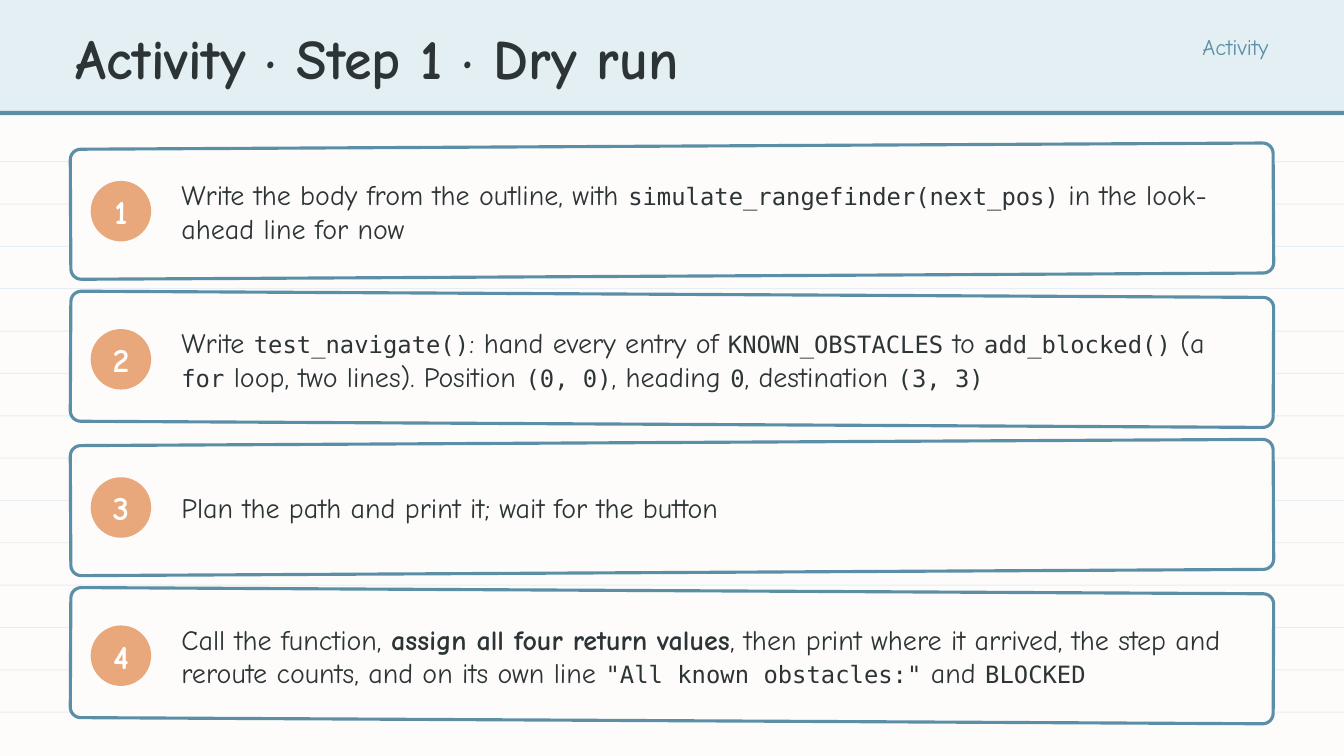
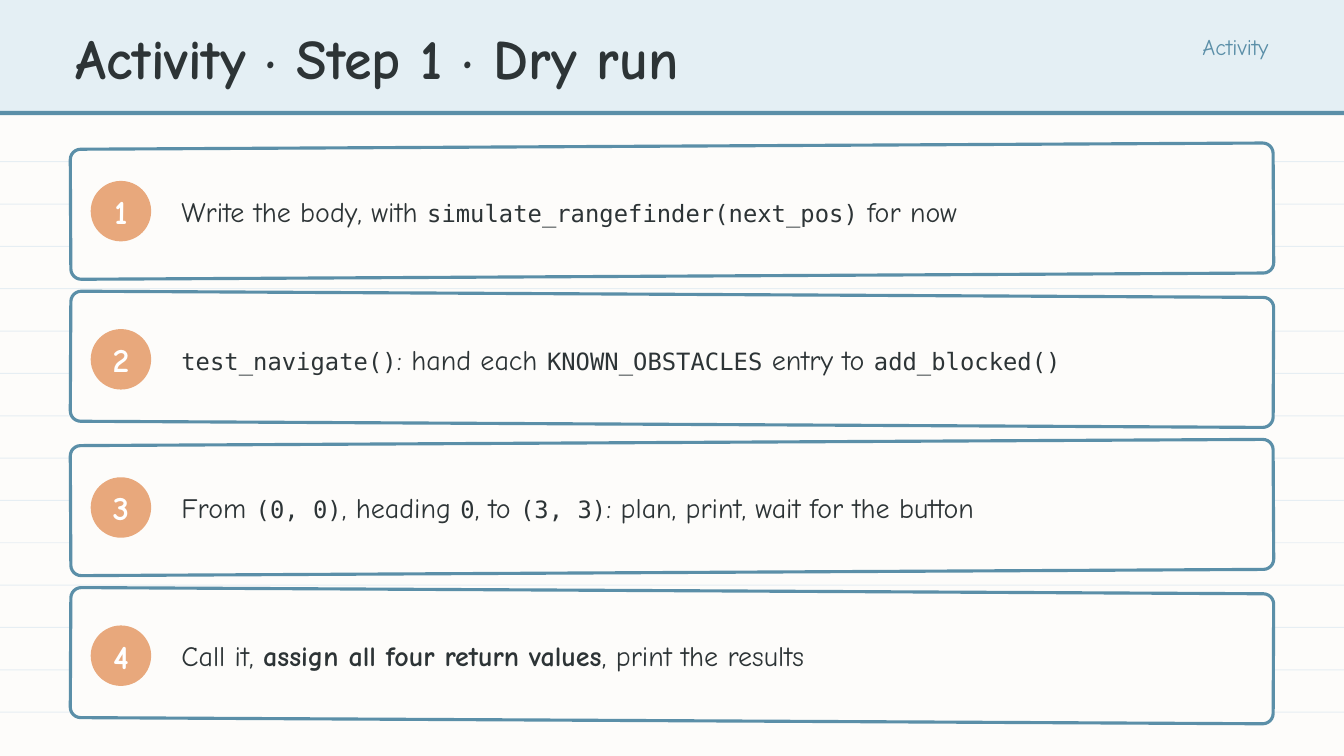
Before and after one commit to bradamiller/LearningPython, a slide deck: slide 18 of static/slides/module-05-pathfinding/module-5-lesson-08-building-experience.pptx. Drawn at 1344x756 pixels with LibreOffice and Linux fonts; fonts in the diff are those of the drawing. Boxes give left, top, right and bottom in pixels: in the first picture for what was removed or moved away, otherwise in the second. Text is boxed around its words. In the diff, an @@ line names an element or a change of style, - is before the commit and + after.

```diff
--- a/static/slides/module-05-pathfinding/module-5-lesson-08-building-experience.pptx
+++ b/static/slides/module-05-pathfinding/module-5-lesson-08-building-experience.pptx
@@ text at [181,203,957,228]: text changed; size 20 to 17 pt; font Comic Neue to DejaVu Sans Mono @@
-Write the body from the outline, with simulate_rangefinder(next_pos) in the look-ahead line for now
+Write the body, with simulate_rangefinder(next_pos) for now
@@ text at [181,351,1061,376]: text changed; size 20 to 17 pt; font Comic Neue to DejaVu Sans Mono @@
-Write test_navigate(): hand every entry of KNOWN_OBSTACLES to add_blocked() (a for loop, two lines). Position (0, 0), heading 0, destination (3, 3)
+test_navigate(): hand each KNOWN_OBSTACLES entry to add_blocked()
@@ text at [181,499,974,524]: text changed @@
-Plan the path and print it; wait for the button
+From (0, 0), heading 0, to (3, 3): plan, print, wait for the button
@@ text at [181,647,804,672]: text changed; bold on @@
-Call the function, assign all four return values, then print where it arrived, the step and reroute counts, and on its own line "All known obstacles:" and BLOCKED
+Call it, assign all four return values, print the results
```
Also in this commit, not shown: 22 other slides changed, 9 other files.
